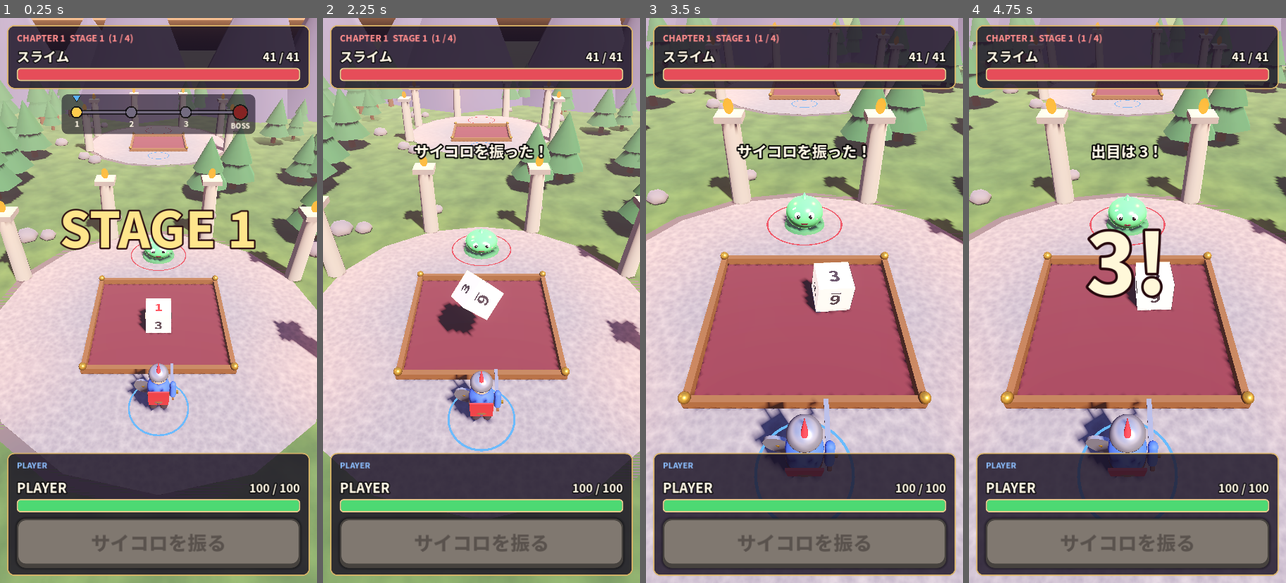
Above: before the commit, frames 1-4 (left to right).
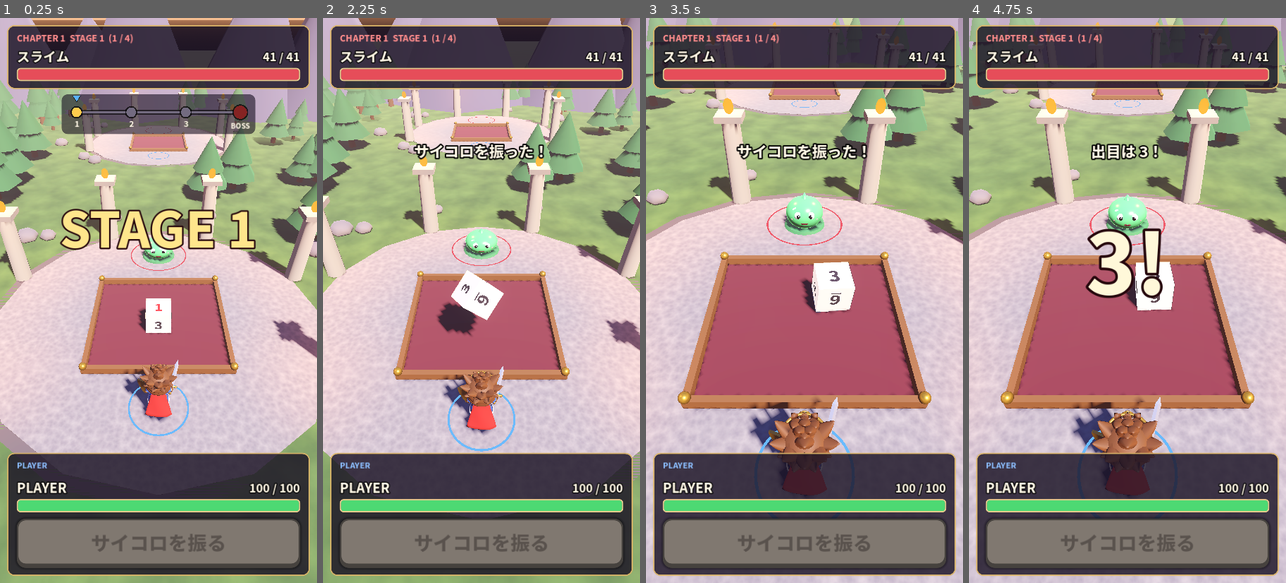
Above: after the commit, the same moments.

Repository: toshitoshi-creator/dice_rpg
Game: Godot game, scene res://scenes/main.tscn
The game is run twice, just before and just after one commit, with the same random seed, the same clock (stepped at 60 frames per second) and the same inputs.
Inputs:
- Up to frame 1 (0.25 s): no input
- Up to frame 2 (2.25 s): tap Enter (ui_accept) at 0.5, 0.77, 1.52 s; click "サイコロを振る" at 2 s
- Up to frame 3 (3.5 s): no input
- Up to frame 4 (4.75 s): tap Enter (ui_accept) at 3.77, 4.52 s

The runs differ from the first frame. In frame 1, 1.0% of the frame differs, in the area x 38-57%, y 60-72%; in frame 2, 1.2%; in frame 3, 2.3%, in the area x 32-62%, y 67-85%; in frame 4, 2.3%.

Commit message:
Add the hero model from the character sheet and use it as the player
- tools/blender/make_player.py now builds the hero from the user's
  character sheet: ~3-head chibi, spiky brown hair made of smooth curved
  locks, gold circlet with a blue gem, big brown eyes and determined
  brows, red scarf and cape, blue tunic with leather belts, boots,
  gem-hilted sword (Weapon node) and blue heater shield with a gold bird
- Colors are written as seen on screen and converted to linear for
  Blender, so the exported .glb matches the intended palette
- assets/models/player.glb (exported by that script) replaces the
  built-in player; docs/blender/hero_preview.jpg shows 4 views

Co-Authored-By: Claude Opus 5.5 <noreply@anthropic.com>
Claude-Session: https://claude.ai/code/session_01WHnLvm47JezspLXsQr4sCs

Diff:
--- a/scripts/actors/player.gd
+++ b/scripts/actors/player.gd
@@ -7,7 +7,7 @@
 var _sword_rest := Vector3(-20, 0, 0)
 var _swing_sign := 1.0
 ## Blender モデルを使う場合の目標の高さ
-const CUSTOM_HEIGHT := 1.95
+const CUSTOM_HEIGHT := 2.2
 
 
 func _init() -> void:
--- a/tests/run_tests.gd
+++ b/tests/run_tests.gd
@@ -314,7 +314,11 @@
 	_check(player != null and weapon != null and String(weapon.name).begins_with("Weapon"), "player .glb loads and its Weapon node swings")
 	var size := ModelKit.compute_aabb(slime).size
 	_check(size.x > size.y * 0.5 and ModelKit.compute_aabb(slime).end.y > 0.5, "glb is Y-up after import (height %.2f)" % ModelKit.compute_aabb(slime).end.y)
-	_check(CustomModels.enemy_path(EnemyDatabase.get_enemy(1)) == "" and CustomModels.player_path() == "", "no custom model in assets -> built-in models are used")
+	_check(CustomModels.enemy_path(EnemyDatabase.get_enemy(1)) == "", "enemies without a .glb keep their built-in models")
+	var hero := PlayerActor.new()
+	holder.add_child(hero)
+	var uses_hero := hero.find_child("CustomModel", true, false) != null
+	_check(CustomModels.player_path() != "" and uses_hero and hero._sword_pivot != null and String(hero._sword_pivot.name) == "Weapon", "the hero (assets/models/player.glb) is used as the player and swings his sword")
 	holder.queue_free()
 	await _frames(2)
 
Binary file added: assets/models/player.glb
Not shown, added: assets/models/player.glb.import
Binary file added: docs/blender/hero_preview.jpg
Not shown, changed: docs/BLENDER_GUIDE.md
Not shown, changed: tools/blender/make_player.py
